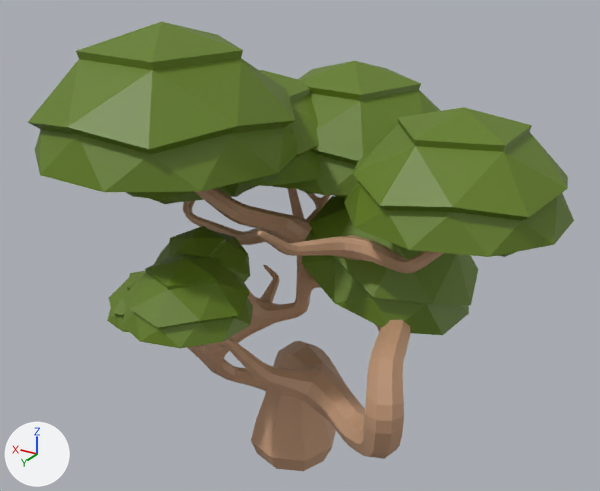
Renders of the FBX model Assets/Models/Raven_Tree_02.fbx from each side of a commit.
The view is the same before and after, from a 50 mm lens placed at (-6.56, 10.73, 9.13), pointed at (-0.33, 0.35, 3.94). The lights are fixed; the arrows at lower left show +X, +Y and +Z. Where no turn or scale is listed for an object, it has been applied to the vertices.
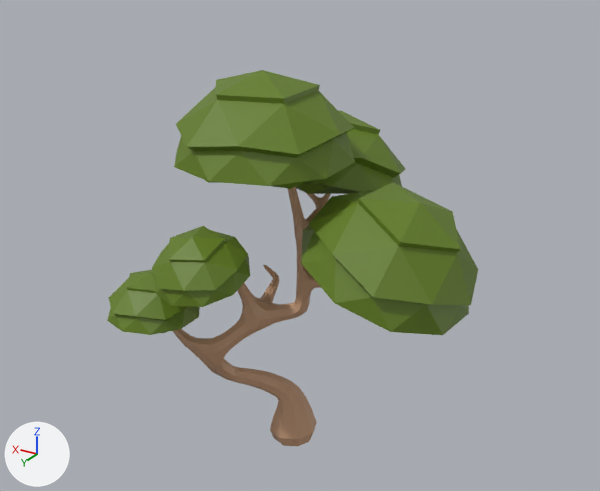
The newer file is also rescaled (x0.681), turned or shifted as a whole; pictures and numbers use the older file's frame.

Boxes [x1, y1, x2, y2] around the edits, measured in the pictures (600 x 491 px):
```json
{"object": "Icosphere.001", "change": "deleted", "before": [28, 22, 297, 201], "on screen": "green"}
{"object": "Icosphere", "change": "deleted", "before": [344, 107, 574, 257], "on screen": "green"}
{"object": "Cube", "change": "deleted", "before": [183, 188, 444, 471], "on screen": "brown"}
{"object": "Icosphere.002", "change": "deleted", "before": [293, 61, 441, 199], "on screen": "green"}
{"object": "Icosphere.003", "change": "deleted", "before": [122, 253, 253, 348], "on screen": "green"}
{"object": "Icosphere.004", "change": "deleted", "before": [126, 184, 259, 204], "on screen": "green"}
{"object": "Icosphere.005", "change": "unchanged, uncovered by the edit", "before": [235, 70, 321, 189], "after": [174, 70, 355, 189]}
{"object": "Icosphere.009", "change": "unchanged, uncovered by the edit", "before": [154, 226, 250, 282], "after": [152, 226, 250, 307]}
{"object": "Icosphere.008", "change": "unchanged, uncovered by the edit", "before": [301, 190, 316, 194], "after": [296, 110, 405, 194]}
{"object": "Icosphere.007", "change": "unchanged, uncovered by the edit", "before": [107, 271, 146, 332], "after": [107, 270, 200, 335]}
```

Scene script edits in JSON lines:
```json
{"op": "remove", "block": "ob_icosphere_003", "code": ["ob_icosphere_003 = bpy.data.objects.new('Icosphere.003', me_icosphere_003)", "ob_icosphere_003.location = (0.3, 2.42, 3.24)"]}
{"op": "remove", "block": "ob_cube", "code": ["ob_cube = bpy.data.objects.new('Cube', me_cube)", "ob_cube.location = (0.0, 0.0, 0.0)"]}
{"op": "remove", "block": "ob_icosphere", "code": ["ob_icosphere = bpy.data.objects.new('Icosphere', me_icosphere)", "ob_icosphere.location = (-3.16, 1.22, 5.0)"]}
{"op": "remove", "block": "ob_icosphere_004", "code": ["ob_icosphere_004 = bpy.data.objects.new('Icosphere.004', me_icosphere_004)", "ob_icosphere_004.location = (1.83, 0.28, 4.4)"]}
{"op": "remove", "block": "ob_icosphere_002", "code": ["ob_icosphere_002 = bpy.data.objects.new('Icosphere.002', me_icosphere_002)", "ob_icosphere_002.location = (-0.65, -0.75, 4.67)"]}
{"op": "remove", "block": "ob_icosphere_001", "code": ["ob_icosphere_001 = bpy.data.objects.new('Icosphere.001', me_icosphere_001)", "ob_icosphere_001.location = (0.95, 1.84, 5.23)"]}
```
